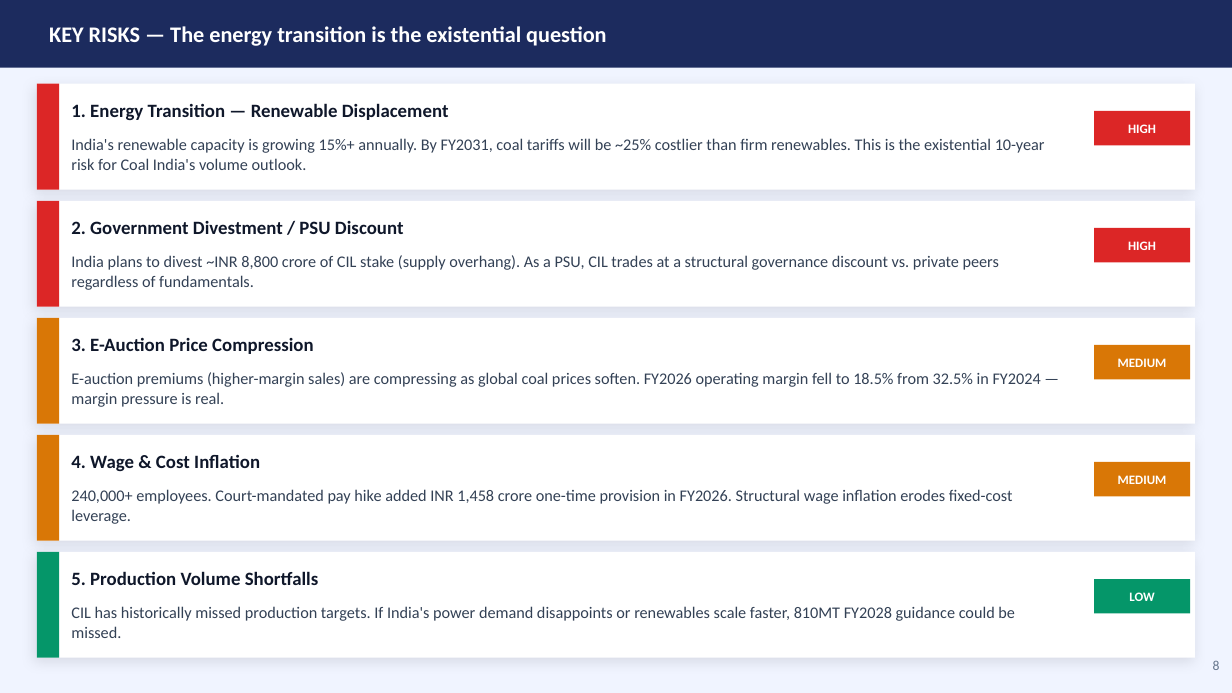
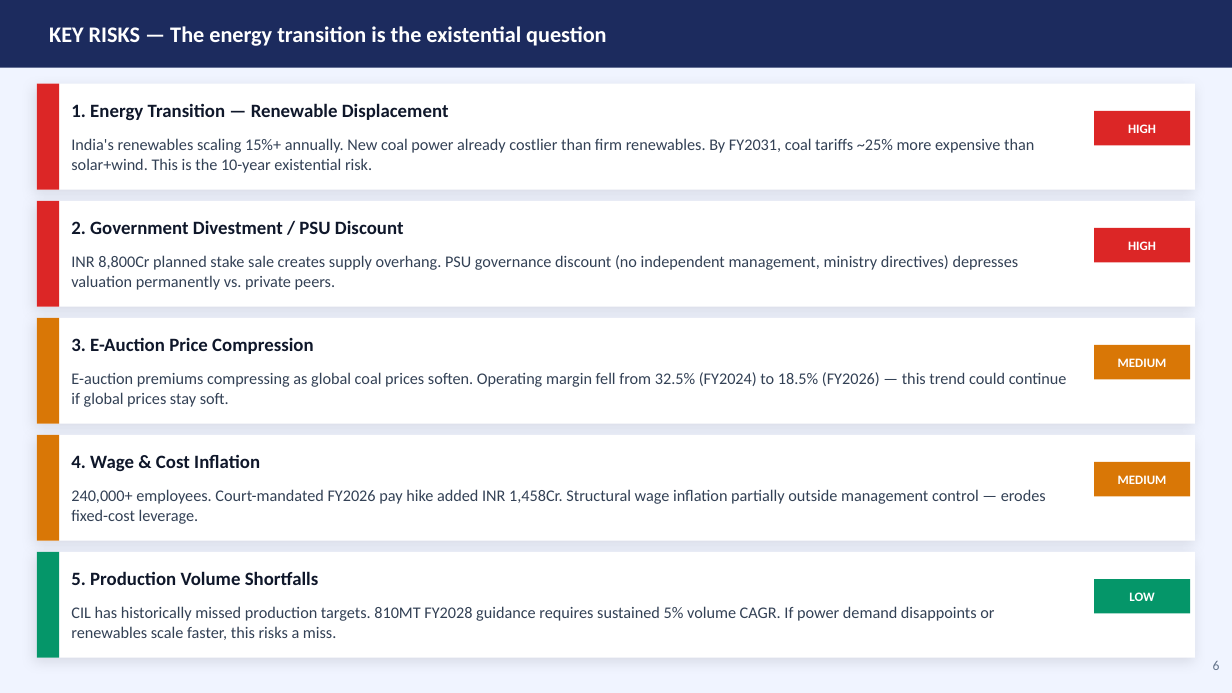
Before and after one commit to shauryakhanna22/daily-stock-pick-India, a slide deck: slide 6 of deep-dives/CoalIndia-DeepDive-2026-05-12.pptx (slide 8 before the commit). Drawn at 1232x693 pixels with LibreOffice and Linux fonts; fonts in the diff are those of the drawing. Boxes give left, top, right and bottom in pixels: in the first picture for what was removed or moved away, otherwise in the second. Text is boxed around its words. In the diff, an @@ line names an element or a change of style, - is before the commit and + after.

```diff
--- a/deep-dives/CoalIndia-DeepDive-2026-05-12.pptx
+++ b/deep-dives/CoalIndia-DeepDive-2026-05-12.pptx
@@ text at <box>71,138,1034,173</box>: text changed @@
-India's renewable capacity is growing 15%+ annually. By FY2031, coal tariffs will be ~25% costlier than firm renewables. This is the existential 10-year risk for Coal India's volume outlook.
+India's renewables scaling 15%+ annually. New coal power already costlier than firm renewables. By FY2031, coal tariffs ~25% more expensive than solar+wind. This is the 10-year existential risk.
@@ text at <box>71,255,1019,290</box>: text changed @@
-India plans to divest ~INR 8,800 crore of CIL stake (supply overhang). As a PSU, CIL trades at a structural governance discount vs. private peers regardless of fundamentals.
+INR 8,800Cr planned stake sale creates supply overhang. PSU governance discount (no independent management, ministry directives) depresses valuation permanently vs. private peers.
@@ text at <box>71,372,1067,407</box>: text changed @@
-E-auction premiums (higher-margin sales) are compressing as global coal prices soften. FY2026 operating margin fell to 18.5% from 32.5% in FY2024 — margin pressure is real.
+E-auction premiums compressing as global coal prices soften. Operating margin fell from 32.5% (FY2024) to 18.5% (FY2026) — this trend could continue if global prices stay soft.
@@ text at <box>71,489,1046,524</box>: text changed @@
-240,000+ employees. Court-mandated pay hike added INR 1,458 crore one-time provision in FY2026. Structural wage inflation erodes fixed-cost leverage.
+240,000+ employees. Court-mandated FY2026 pay hike added INR 1,458Cr. Structural wage inflation partially outside management control — erodes fixed-cost leverage.
@@ text at <box>71,606,994,640</box>: text changed @@
-CIL has historically missed production targets. If India's power demand disappoints or renewables scale faster, 810MT FY2028 guidance could be missed.
+CIL has historically missed production targets. 810MT FY2028 guidance requires sustained 5% volume CAGR. If power demand disappoints or renewables scale faster, this risks a miss.
```
Also in this commit, not shown: 6 other slides changed, 1 slide added, 2 slides removed.
